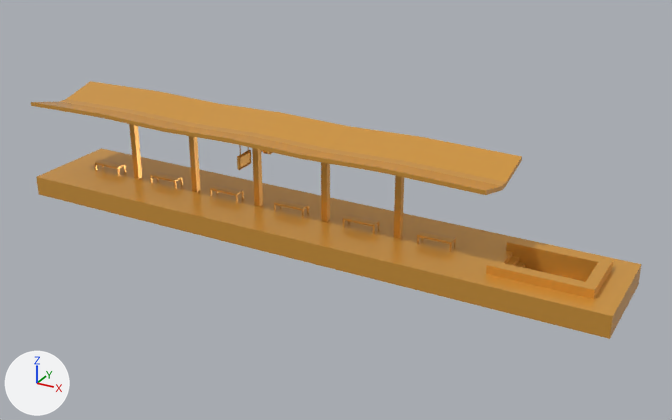
Two versions of the glTF model public/models/train-station-platform-stairs.glb, one commit apart.
Rendered twice from a 50 mm lens placed at (20.7, -34.8, 19.1), pointed at (1.4, 0.3, 1.5). The axes (+X, +Y, +Z) are drawn at lower left. The lights are the same throughout. Where no turn or scale is listed for an object, it has been applied to the vertices.

Names of what the first picture shows: 'train-station-platform-stairs'.
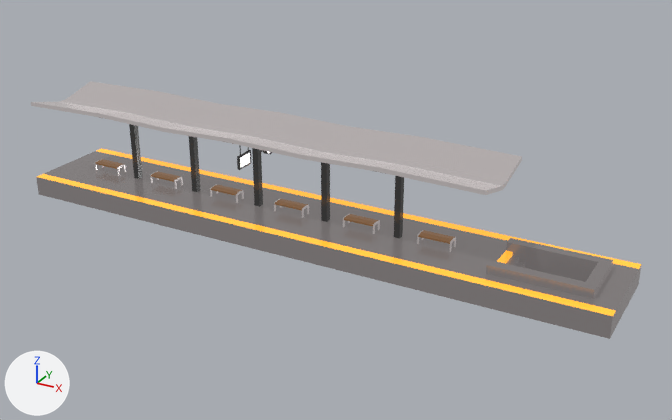
Location of each change, (x1, y1, x2, y2) in pixels of the pictures (672 x 420 px):
'train-station-platform-stairs', recoloured (orange to grey): (31, 81, 642, 339) in both

The change in detail:
Picture 'base' (img_base) is new.
Material 'LOWPOLY-COLORS.001' (mat_lowpoly_colors_001) is new.
Uses the picture img_base.
me_train_station_platform_stairs has 566 vertices, 962 faces and spans x -15.0..15.0, y -2.5..2.5, z 0.0..5.1.
me_train_station_platform_stairs no longer uses material mat_lowpoly_colors (orange #e7a747).
me_train_station_platform_stairs now uses material mat_lowpoly_colors_001.
